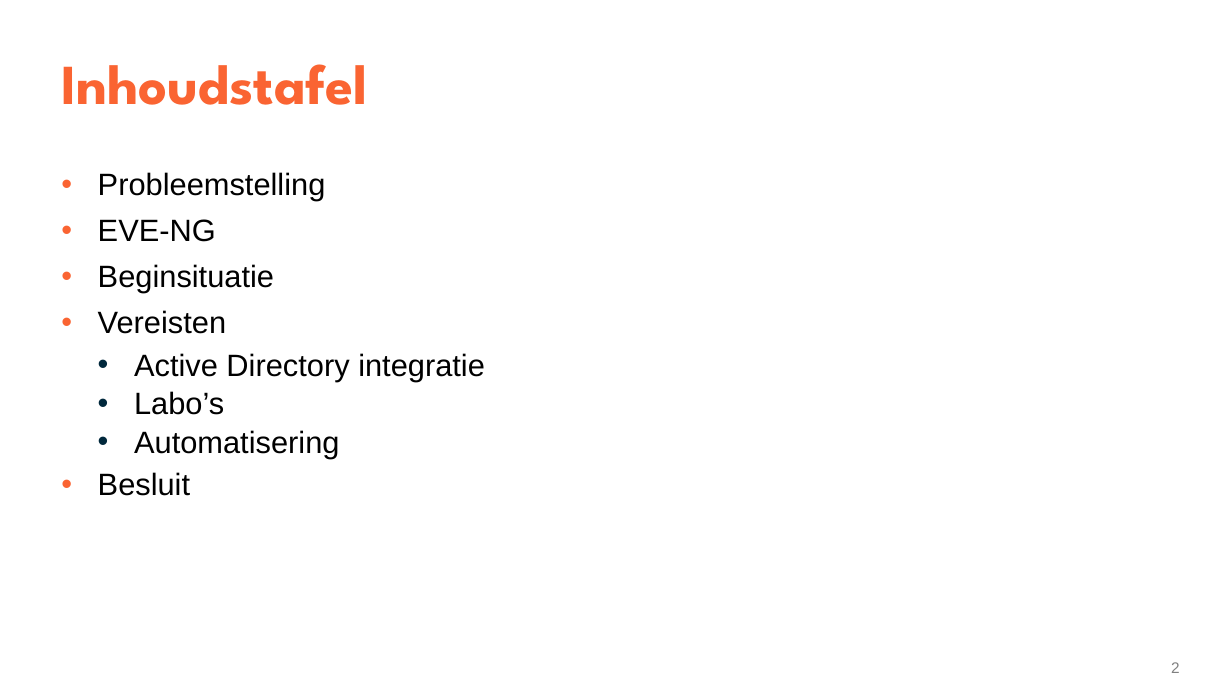
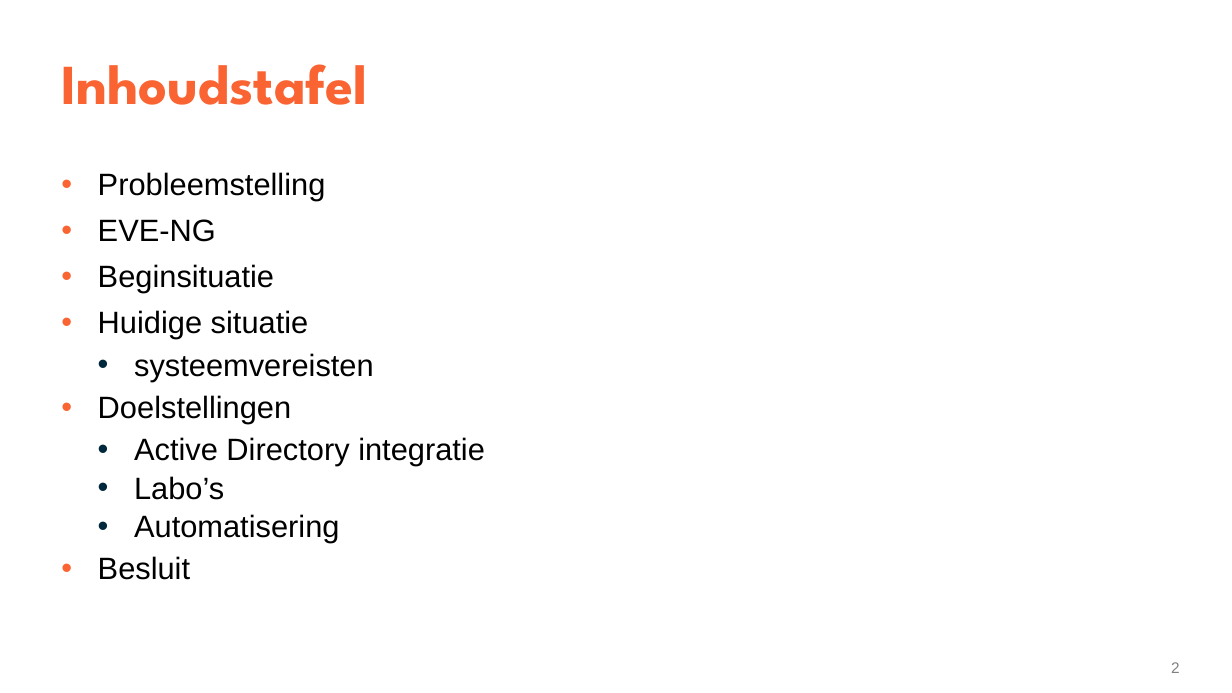
Before and after one commit to YenteLens/ylbachelorproef, a slide deck: slide 2 of Presentatie/eindpresentatie.pptx. Drawn at 1232x693 pixels with LibreOffice and Linux fonts; fonts in the diff are those of the drawing. Boxes give left, top, right and bottom in pixels: in the first picture for what was removed or moved away, otherwise in the second. Text is boxed around its words. In the diff, an @@ line names an element or a change of style, - is before the commit and + after.

```diff
--- a/Presentatie/eindpresentatie.pptx
+++ b/Presentatie/eindpresentatie.pptx
@@ text at bbox=[98, 310, 374, 424]: text changed @@
-  • Vereisten
+  • Huidige situatie
+    • systeemvereisten
+  • Doelstellingen
```
Also in this commit, not shown: 3 other slides changed, 2 slides added, 1 slide removed.
